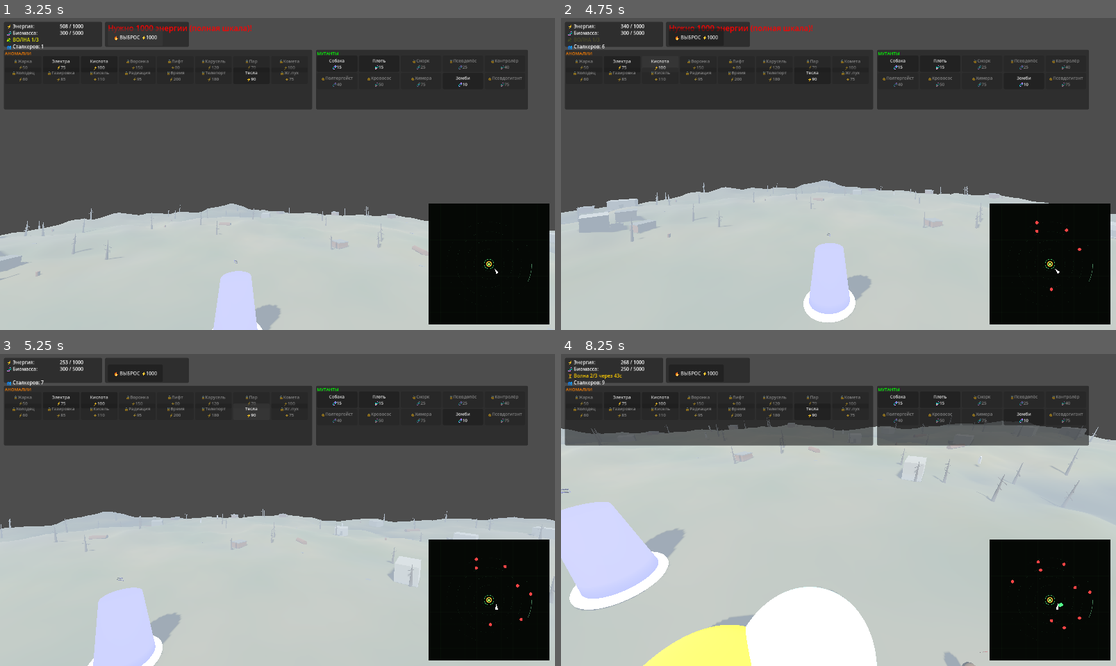
Above: before the commit, frames 1-4 (two rows, left to right).
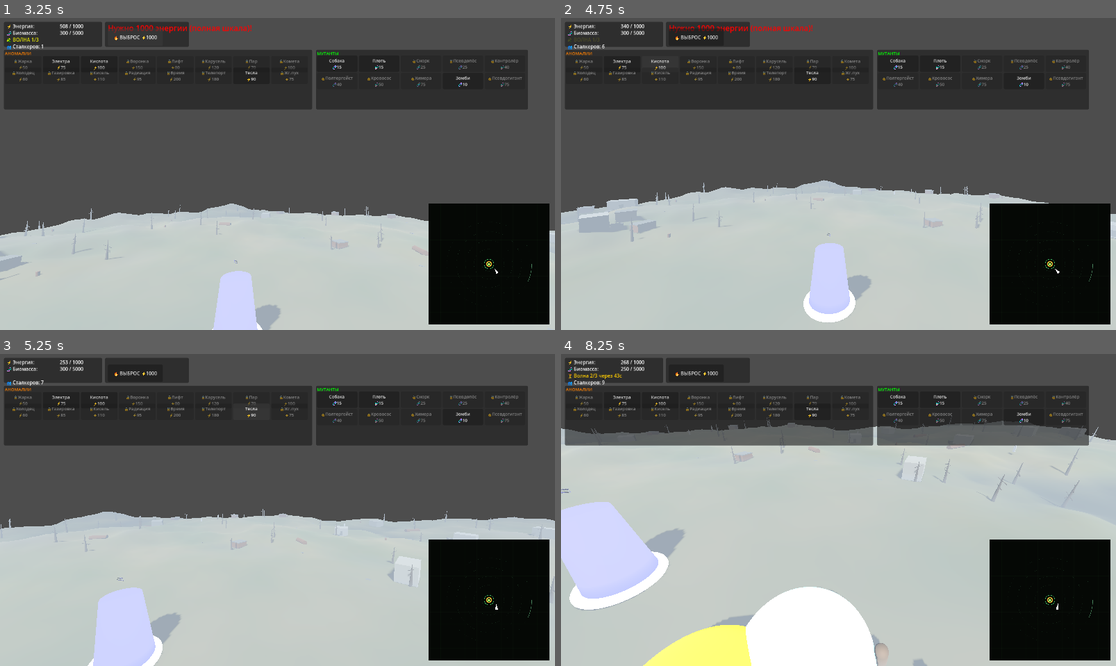
Above: after the commit, the same moments.

Repository: MisStiCc/StalkerRevert
Game: Godot game, scene res://scenes/ui/main_menu.tscn
The game is run twice, just before and just after one commit, with the same random seed, the same clock (stepped at 60 frames per second) and the same inputs.
Inputs (mouse positions are in pixels of both pictures, inside the frame that each line leads up to):
- Up to frame 1 (3.25 s): click "НОВАЯ ИГРА" at 0.5 s; click "НАЧАТЬ НОВЫЙ ЗАБЕГ" at 1.25 s; click "▶ СТАРТ" at 2 s; click "🔥 ВЫБРОС ⚡1000" at 2.75 s
- Up to frame 2 (4.75 s): click "Электра ⚡75" at 3.5 s; click "Кислота ⚡100" at 4.25 s
- Up to frame 3 (5.25 s): click "Тесла ⚡90" at 5 s
- Up to frame 4 (8.25 s): click "Собака 🧬15" at 5.75 s; click "Плоть 🧬15" at 6.5 s; click "Зомби 🧬10" at 7.25 s; tap Enter at 8 s; move the mouse to (866, 510) at 8.02 s; hold W from 8.03 s (still down); hold Shift from 8.03 s (still down); click (866, 510) at 8.17 s

Frame 1 is identical in both runs. In frame 2, less than 0.1% of the frame differs, in the area x 59-94%, y 54-88%; in frame 3, less than 0.1%; in frame 4, 0.3%, in the area x 22-96%, y 22-100%.
Error after the commit: Parse Error: Could not resolve class "BaseMutant". (res://entities/mutants/dog_mutant.gd:2)

Commit message:
fix: скидка лаборатории теперь отражается в ценах HUD (отложенный пересчёт после бонусов); страх в два раза короче (выход из паники 8м, рывок 15м); блочная чистка оставшихся print (42 строки) + pass в пустых блоках; мёртвые переменные варнингов подчёркнуты

Diff:
--- a/components/carry_component.gd
+++ b/components/carry_component.gd
@@ -27,21 +27,21 @@
 
 
 func _ready():
-    print("CarryComponent инициализирован", "CarryComponent")
+    # print("CarryComponent инициализирован", "CarryComponent")
 
 
 func pick_up_artifact(artifact: Node) -> bool:
     if is_carrying:
-        print("Попытка подобрать артефакт, но уже есть", "CarryComponent")
+        # print("Попытка подобрать артефакт, но уже есть", "CarryComponent")
         return false
 
     if not is_instance_valid(artifact):
-        print("Попытка подобрать невалидный артефакт", "CarryComponent")
+        # print("Попытка подобрать невалидный артефакт", "CarryComponent")
         return false
 
     # Проверяем, что это артефакт
     if not artifact.has_method("collect"):
-        print("Объект не является артефактом: " + str(artifact), "CarryComponent")
+        # print("Объект не является артефактом: " + str(artifact), "CarryComponent")
         return false
 
     # Подбираем
@@ -60,7 +60,7 @@
         artifact.position = Vector3(0, 1.5, 0)
 
     artifact_picked_up.emit(artifact)
-    print("Артефакт подобран: " + artifact.name, "CarryComponent")
+    # print("Артефакт подобран: " + artifact.name, "CarryComponent")
 
     return true
 
@@ -92,7 +92,7 @@
         carried_artifact.set_collected(false)
 
     artifact_dropped.emit(carried_artifact)
-    print("Артефакт выброшен в " + str(world_pos), "CarryComponent")
+    # print("Артефакт выброшен в " + str(world_pos), "CarryComponent")
 
     carried_artifact = null
     is_carrying = false
@@ -114,7 +114,7 @@
         rarity = carried_artifact.get_rarity_name()
 
     artifact_stolen.emit(carried_artifact)
-    print("Артефакт украден! Редкость: " + rarity + ", ценность: " + str(value), "CarryComponent")
+    # print("Артефакт украден! Редкость: " + rarity + ", ценность: " + str(value), "CarryComponent")
 
     carried_artifact.queue_free()
     carried_artifact = null
--- a/components/health_component.gd
+++ b/components/health_component.gd
@@ -55,7 +55,7 @@
     current_health = max_health
     set_process(true)
 
-    print("HealthComponent инициализирован: HP=" + str(max_health) + " броня=" + str(armor), "HealthComponent")
+    # print("HealthComponent инициализирован: HP=" + str(max_health) + " броня=" + str(armor), "HealthComponent")
 
 
 func _process(delta):
@@ -68,7 +68,7 @@
         if invulnerability_timer >= invulnerability_duration:
             is_invulnerable = false
             invulnerability_timer = 0.0
-            print("Неуязвимость закончилась", "HealthComponent")
+            # print("Неуязвимость закончилась", "HealthComponent")
 
     # Регенерация
     if regen_rate > 0 and is_alive and current_health < max_health:
@@ -76,16 +76,16 @@
         if regen_timer >= regen_delay:
             var heal_amount = regen_rate * delta
             current_health = min(current_health + heal_amount, max_health)
-            print("Регенерация: +" + str(heal_amount), "HealthComponent")
+            # print("Регенерация: +" + str(heal_amount), "HealthComponent")
 
 
 func take_damage(amount: float, source: Node = null) -> float:
     if not is_alive:
-        print("Попытка нанести урон мертвому entity", "HealthComponent")
+        # print("Попытка нанести урон мертвому entity", "HealthComponent")
         return 0.0
 
     if is_invulnerable:
-        print("Урон поглощен (неуязвимость)", "HealthComponent")
+        # print("Урон поглощен (неуязвимость)", "HealthComponent")
         return 0.0
 
     last_damage_time = Time.get_ticks_msec() / 1000.0
@@ -101,7 +101,7 @@
     var is_critical_hit = final_damage > amount * 0.8
     damaged.emit(final_damage, source, is_critical_hit)
 
-    print("Получен урон: " + str(final_damage) + " (исходный: " + str(amount) + ") от " + str(source), "HealthComponent")
+    # print("Получен урон: " + str(final_damage) + " (исходный: " + str(amount) + ") от " + str(source), "HealthComponent")
 
     if current_health <= 0:
         die(source)
@@ -119,7 +119,7 @@
     var healed = current_health - old_health
 
     if healed > 0:
-        print("Вылечено: " + str(healed), "HealthComponent")
+        # print("Вылечено: " + str(healed), "HealthComponent")
 
     return healed
 
@@ -132,25 +132,25 @@
     current_health = 0.0
     died.emit(source)
 
-    print("Entity умер от " + str(source), "HealthComponent")
+    # print("Entity умер от " + str(source), "HealthComponent")
 
 
 func set_invulnerable(duration: float):
     is_invulnerable = true
     invulnerability_duration = duration
     invulnerability_timer = 0.0
-    print("Неуязвимость активирована на " + str(duration) + "с", "HealthComponent")
+    # print("Неуязвимость активирована на " + str(duration) + "с", "HealthComponent")
 
 
 func set_armor(value: float):
     armor = max(0.0, value)
-    print("Броня изменена на " + str(armor), "HealthComponent")
+    # print("Броня изменена на " + str(armor), "HealthComponent")
 
 
 func set_regen(rate: float, delay: float = 5.0):
     regen_rate = max(0.0, rate)
     regen_delay = max(0.1, delay)
-    print("Регенерация установлена: " + str(rate) + "/с с задержкой " + str(delay) + "с", "HealthComponent")
+    # print("Регенерация установлена: " + str(rate) + "/с с задержкой " + str(delay) + "с", "HealthComponent")
 
 
 func set_max_health(value: float, keep_percent: bool = false):
@@ -163,7 +163,7 @@
     else:
         current_health = min(current_health, max_health)
 
-    print("Макс. здоровье изменено: " + str(old_max) + " -> " + str(max_health), "HealthComponent")
+    # print("Макс. здоровье изменено: " + str(old_max) + " -> " + str(max_health), "HealthComponent")
 
 
 func get_health() -> float:
--- a/components/memory_component.gd
+++ b/components/memory_component.gd
@@ -23,7 +23,7 @@
 var vision_range: float = 30.0:
 	set(value):
 		vision_range = max(1.0, value)
-		print("Дальность зрения изменена на " + str(vision_range))
+		# print("Дальность зрения изменена на " + str(vision_range))
 
 var update_interval: float = 1.0
 var memory_duration: float = 10.0
@@ -36,7 +36,7 @@
 
 func _ready():
 	set_process(true)
-	print("MemoryComponent инициализирован с дальностью " + str(vision_range))
+	# print("MemoryComponent инициализирован с дальностью " + str(vision_range))
 
 
 func _process(delta):
@@ -140,7 +140,7 @@
 			if not object_timers.has(id):
 				known_anomalies.append(a)
 				threat_detected.emit(a, "anomaly")
-				print("Обнаружена аномалия на расстоянии " + str(dist))
+				# print("Обнаружена аномалия на расстоянии " + str(dist))
 			object_timers[id] = current_time
 
 
@@ -156,7 +156,7 @@
 			if not object_timers.has(id):
 				known_mutants.append(m)
 				threat_detected.emit(m, "mutant")
-				print("Обнаружен мутант на расстоянии " + str(dist))
+				# print("Обнаружен мутант на расстоянии " + str(dist))
 			object_timers[id] = current_time
 
 
@@ -176,7 +176,7 @@
 			if not object_timers.has(id):
 				known_artifacts.append(a)
 				artifact_detected.emit(a)
-				print("Обнаружен артефакт на расстоянии " + str(dist))
+				# print("Обнаружен артефакт на расстоянии " + str(dist))
 			object_timers[id] = current_time
 
 
@@ -191,7 +191,7 @@
 			var id = s.get_instance_id()
 			if not object_timers.has(id):
 				known_stalkers.append(s)
-				print("Обнаружен другой сталкер на расстоянии " + str(dist))
+				# print("Обнаружен другой сталкер на расстоянии " + str(dist))
 			object_timers[id] = current_time
 
 
@@ -387,7 +387,7 @@
 	known_stalkers.clear()
 	object_timers.clear()
 	memory_cleared.emit()
-	print("Память очищена")
+	# print("Память очищена")
 
 
 func set_vision_range(range_val: float):
--- a/components/navigation_component.gd
+++ b/components/navigation_component.gd
@@ -128,13 +128,13 @@
 		var next = nav_agent.get_next_path_position()
 		var dist_to_target = entity.global_position.distance_to(target_position) if target_position != Vector3.ZERO else 0.0
 		var path_size = nav_agent.get_current_navigation_path().size()
-		print("Navigation: entity=", entity.name,
-			  " moving=", is_moving,
-			  " pos=", Vector3(entity.global_position.x, 0, entity.global_position.z),
-			  " target=", Vector3(target_position.x, 0, target_position.z),
-			  " dist=", dist_to_target,
-			  " next=", Vector3(next.x, 0, next.z),
-			  " path_len=", path_size)
+		# print("Navigation: entity=", entity.name,
+			  # " moving=", is_moving,
+			  # " pos=", Vector3(entity.global_position.x, 0, entity.global_position.z),
+			  # " target=", Vector3(target_position.x, 0, target_position.z),
+			  # " dist=", dist_to_target,
+			  # " next=", Vector3(next.x, 0, next.z),
+			  # " path_len=", path_size)
 
 
 func _check_target_reachable(target: Vector3) -> bool:
@@ -241,8 +241,8 @@
 		# ближайшая точка - это край карты, и сталкеры уйдут туда вместо цели.
 		# State machine периодически повторяет move_to, так что цель заработает,
 		# когда навмеш достроится.
-		print("NavigationComponent: цель далеко от навмеша! Цель: ", position,
-			  " Ближайшая точка: ", closest_point, " Дистанция: ", distance_to_navmesh)
+		# print("NavigationComponent: цель далеко от навмеша! Цель: ", position,
+			  # " Ближайшая точка: ", closest_point, " Дистанция: ", distance_to_navmesh)
 
 	# Печатаем только значимые перенацеливания: погоня шагами по 0.3м
 	# не должна заваливать консоль (output overflow в редакторе)
--- a/components/state_machine_component.gd
+++ b/components/state_machine_component.gd
@@ -298,14 +298,14 @@
 			if threat_dist <= memory.vision_range:
 				if behavior_strategy and behavior_strategy.should_flee_from(nearest_threat):
 					# Паника не бесконечна: уже бежим и угроза дальше 15м - хватит
-					var keep_fleeing: bool = current_state != GameEnums.StalkerState.FLEE or threat_dist <= 15.0
+					var keep_fleeing: bool = current_state != GameEnums.StalkerState.FLEE or threat_dist <= 8.0
 					if keep_fleeing:
 						if current_state != GameEnums.StalkerState.FLEE:
 							# "StateMachine: переход в FLEE от ", nearest_threat.name  # (лог отключён)
 							set_state(GameEnums.StalkerState.FLEE)
 							if navigation:
 								var flee_dir = (stalker.global_position - nearest_threat.global_position).normalized()
-								var flee_target = stalker.global_position + flee_dir * 30
+								var flee_target = stalker.global_position + flee_dir * 15
 								# Не убегаем за периметр (за 150м кончается земля)
 								var flat_f = Vector2(flee_target.x, flee_target.z)
 								if flat_f.length() > 145.0:
--- a/entities/stalkers/master_stalker.gd
+++ b/entities/stalkers/master_stalker.gd
@@ -127,7 +127,7 @@
 	if _monolith_check_timer > 5.0:
 		_monolith_check_timer = 0.0
 		if monolith and is_instance_valid(monolith):
-			var dist = global_position.distance_to(monolith.global_position)
+			var _dist = global_position.distance_to(monolith.global_position)
 			# "MasterStalker: расстояние до монолита = ", dist  # (лог отключён)
 
 	_scan_timer += delta
--- a/entities/stalkers/novice_stalker.gd
+++ b/entities/stalkers/novice_stalker.gd
@@ -129,7 +129,7 @@
 	if _monolith_check_timer > 5.0:
 		_monolith_check_timer = 0.0
 		if monolith and is_instance_valid(monolith):
-			var dist = global_position.distance_to(monolith.global_position)
+			var _dist = global_position.distance_to(monolith.global_position)
 			# "NoviceStalker: расстояние до монолита = ", dist  # (лог отключён)
 
 	# ГРАВИТАЦИЯ
@@ -193,23 +193,8 @@
 
 
 func _log_status():
-	var state_name = "unknown"
-	if state_machine:
-		state_name = state_machine.get_state_name()
-
-	var target_info = "нет цели"
-	if current_target and is_instance_valid(current_target):
-		target_info = "цель: " + current_target.name + " на дистанции " + str(global_position.distance_to(current_target.global_position))
-
-	# "NoviceStalker: состояние=", state_name, ", ", target_info  # (лог отключён)
-
-	if navigation_component:
-		print("NoviceStalker: навигация active=", navigation_component.is_navigating(),
-			  " target=", navigation_component.target_position)
-
-	if monolith and is_instance_valid(monolith):
-		pass
-		# "NoviceStalker: дистанция до монолита = ", global_position.distance_to(monolith.global_position)  # (лог отключён)
+	# Логирование состояния отключено (было спамом в консоль)
+	pass
 
 
 func _on_threat_detected(threat: Node, type: String):
--- a/entities/stalkers/stalker_spawner.gd
+++ b/entities/stalkers/stalker_spawner.gd
@@ -18,12 +18,12 @@
 
 func _ready():
 	add_to_group("spawner")
-	print("StalkerSpawner: _ready()")
+	# print("StalkerSpawner: _ready()")
 
 	# Ищем монолит
 	_monolith = get_tree().get_first_node_in_group("monolith")
 	if not _monolith:
-		print("StalkerSpawner: Монолит не найден при инициализации!")
+		# print("StalkerSpawner: Монолит не найден при инициализации!")
 
 
 func set_difficulty(diff: float):
@@ -34,17 +34,17 @@
 	if not _monolith:
 		_monolith = get_tree().get_first_node_in_group("monolith")
 		if not _monolith:
-			print("Монолит не найден!")
+			# print("Монолит не найден!")
 			return null
 
 	var scene = _get_stalker_scene_by_difficulty()
 	if not scene:
-		print("Нет сцены для сталкера!")
+		# print("Нет сцены для сталкера!")
 		return null
 
 	var pos = _get_spawn_position()
 	if pos == Vector3.ZERO:
-		print("Не удалось найти позицию для спавна!")
+		# print("Не удалось найти позицию для спавна!")
 		return null
 
 	var stalker = scene.instantiate()
@@ -62,7 +62,7 @@
 		stalker_type = "master"
 
 	stalker_spawned.emit(stalker, stalker_type)
-	print("Сталкер заспавнен: " + stalker_type + " на позиции " + str(pos))
+	# print("Сталкер заспавнен: " + stalker_type + " на позиции " + str(pos))
 
 	return stalker
 
@@ -109,7 +109,7 @@
 		if result:
 			return result.position + Vector3(0, 1.2, 0)
 
-	print("Не удалось найти позицию после 20 попыток")
+	# print("Не удалось найти позицию после 20 попыток")
 
 	# Запасной вариант
 	var fallback_pos = _monolith.global_position + Vector3(10, 0, 10)
--- a/entities/stalkers/veteran_stalker.gd
+++ b/entities/stalkers/veteran_stalker.gd
@@ -122,7 +122,7 @@
 	if _monolith_check_timer > 5.0:
 		_monolith_check_timer = 0.0
 		if monolith and is_instance_valid(monolith):
-			var dist = global_position.distance_to(monolith.global_position)
+			var _dist = global_position.distance_to(monolith.global_position)
 			# "VeteranStalker: расстояние до монолита = ", dist  # (лог отключён)
 
 	_update_speed_based_on_distance()
--- a/ui/hud/hud.gd
+++ b/ui/hud/hud.gd
@@ -80,6 +80,9 @@
 	_load_minimap()
 	_apply_language_and_prices()
 	Loc.changed.connect(_apply_language_and_prices)
+	# Цены с бонусами лаборатории: ZoneController применяет множители в _ready,
+	# поэтому после готовности всей сцены перерисовываем ценники
+	_apply_language_and_prices.call_deferred()
 
 	print("HUD инициализирован")
 
